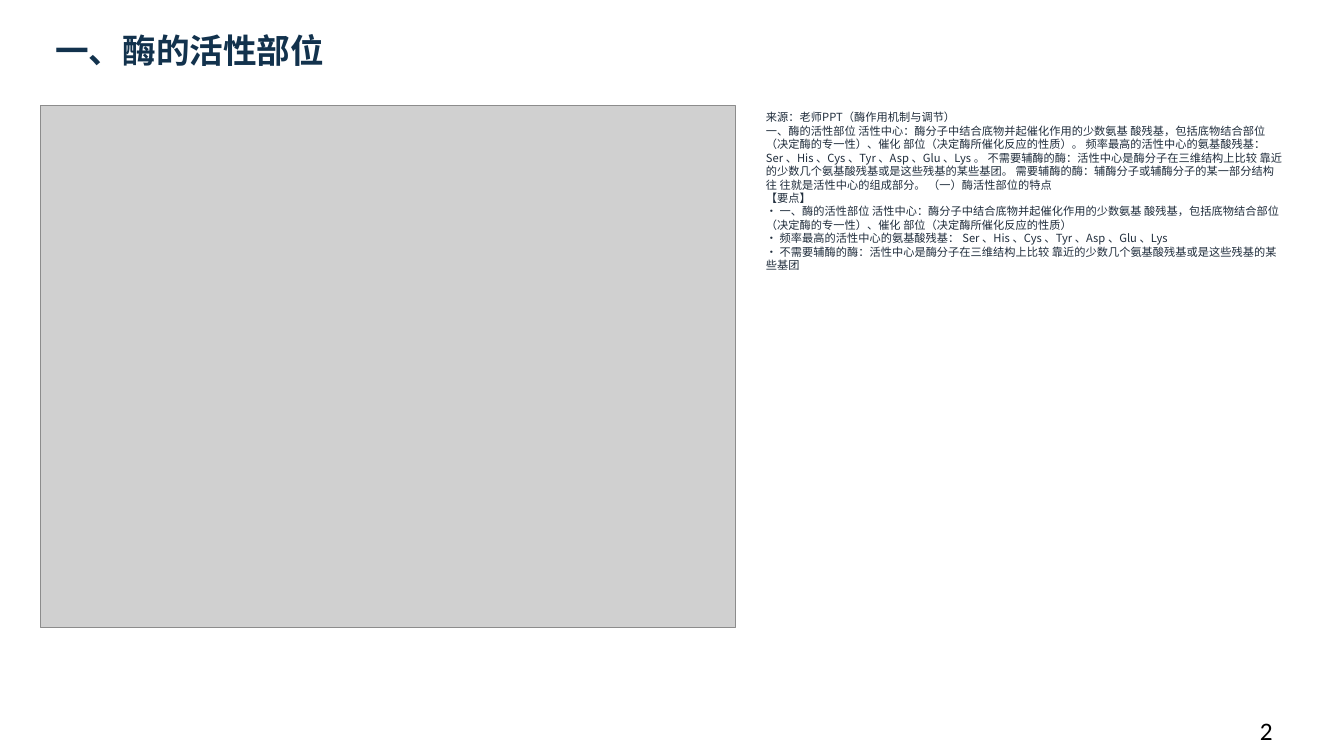
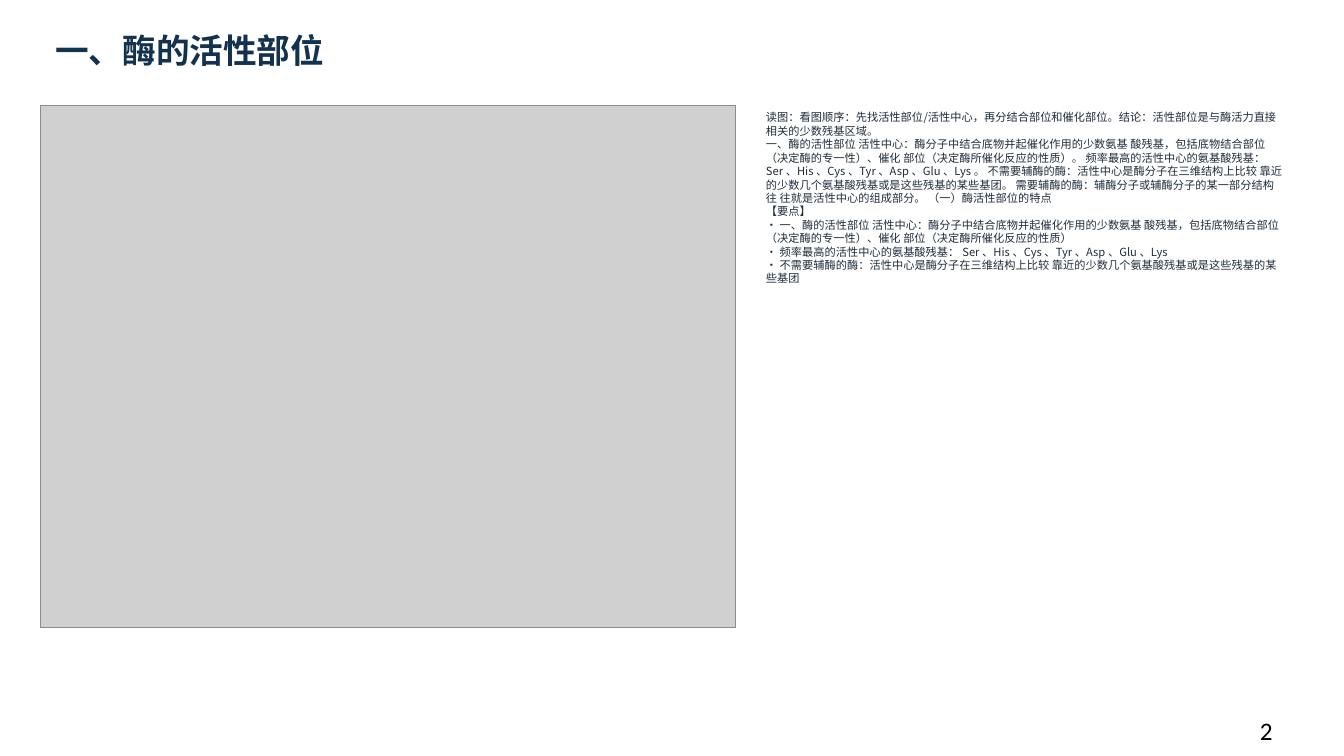
Before and after one commit to newkan-li/Biochemistry, a slide deck: slide 2 of downloads/bc08-ai-style.pptx. Drawn at 1344x756 pixels with LibreOffice and Linux fonts; fonts in the diff are those of the drawing; grey boxes stand for pictures. Boxes give left, top, right and bottom in pixels: in the first picture for what was removed or moved away, otherwise in the second. Text is boxed around its words. In the diff, an @@ line names an element or a change of style, - is before the commit and + after.

Commit message:
bc08补58页老师原页读图讲解:53页缺图注补齐,下载PPT同步;版本20261112cdn

```diff
--- a/downloads/bc08-ai-style.pptx
+++ b/downloads/bc08-ai-style.pptx
@@ text at box(766, 111, 1282, 283): text changed @@
-来源：老师PPT（酶作用机制与调节）
-一、酶的活性部位 活性中心：酶分子中结合底物并起催化作用的少数氨基 酸残基，包括底物结合部位（决定酶的专一性）、催化 部位（决定酶所催化反应的性质）。 频率最高的活性中心的氨基酸残基： Ser 、His 、Cys 、Tyr 、Asp 、Glu 、Lys 。 不需要辅酶的酶：活性中心是酶分子在三维结构上比较 靠近的少数几个氨基酸残基或是这些残基的某些基团。 需要辅酶的酶：辅酶分子或辅酶分子的某一部分结构往 往就是活性中心的组成部分。 （一）酶活性部位的特点
-【要点】
-• 一、酶的活性部位 活性中心：酶分子中结合底物并起催化作用的少数氨基 酸残基，包括底物结合部位（决定酶的专一性）、催化 部位（决定酶所催化反应的性质）
-• 频率最高的活性中心的氨基酸残基： Ser 、His 、Cys 、Tyr 、Asp 、Glu 、Lys
-• 不需要辅酶的酶：活性中心是酶分子在三维结构上比较 靠近的少数几个氨基酸残基或是这些残基的某些基团
+读图：看图顺序：先找活性部位/活性中心，再分结合部位和催化部位。结论：活性部位是与酶活力直接相关的少数残基区域。
+一、酶的活性部位 活性中心：酶分子中结合底物并起催化作用的少数氨基 酸残基，包括底物结合部位（决定酶的专一性）、催化 部位（决定酶所催化反应的性质）。 频率最高的活性中心的氨基酸残基： Ser 、His 、Cys 、Tyr 、Asp 、Glu 、Lys 。 不需要辅酶的酶：活性中心是酶分子在三维结构上比较 靠近的少数几个氨基酸残基或是这些残基的某些基团。 需要辅酶的酶：辅酶分子或辅酶分子的某一部分结构往 往就是活性中心的组成部分。 （一）酶活性部位的特点
+【要点】
+• 一、酶的活性部位 活性中心：酶分子中结合底物并起催化作用的少数氨基 酸残基，包括底物结合部位（决定酶的专一性）、催化 部位（决定酶所催化反应的性质）
+• 频率最高的活性中心的氨基酸残基： Ser 、His 、Cys 、Tyr 、Asp 、Glu 、Lys
+• 不需要辅酶的酶：活性中心是酶分子在三维结构上比较 靠近的少数几个氨基酸残基或是这些残基的某些基团
```
Also in this commit, not shown: 107 other slides changed, 6 other files.
